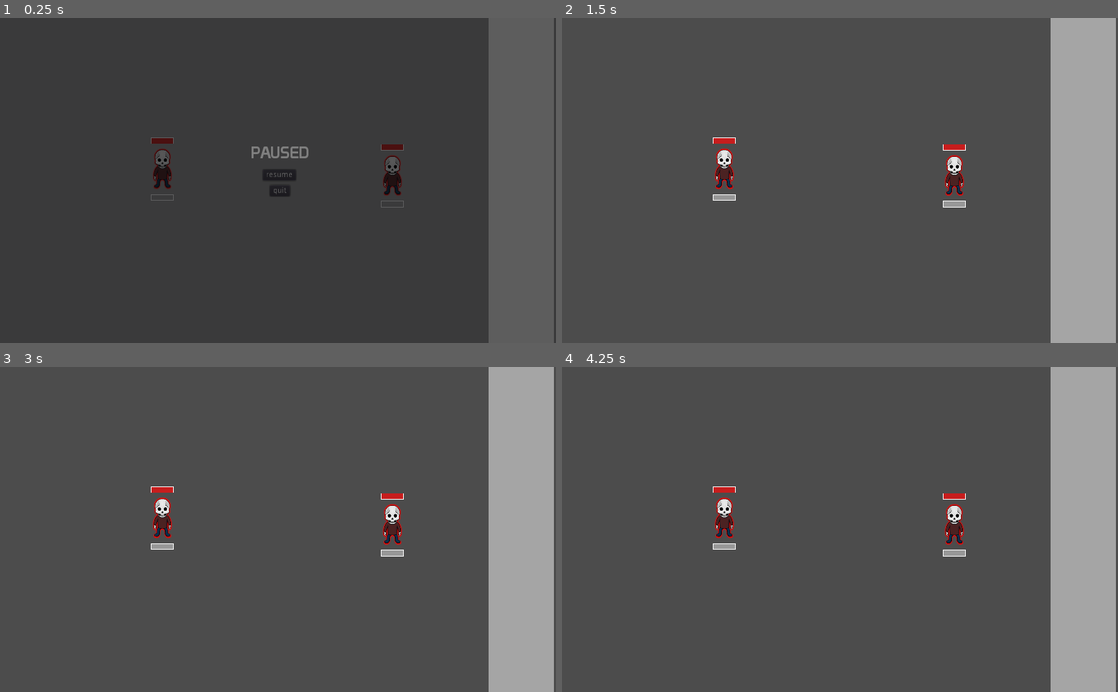
Above: before the commit, frames 1-4 (two rows, left to right).
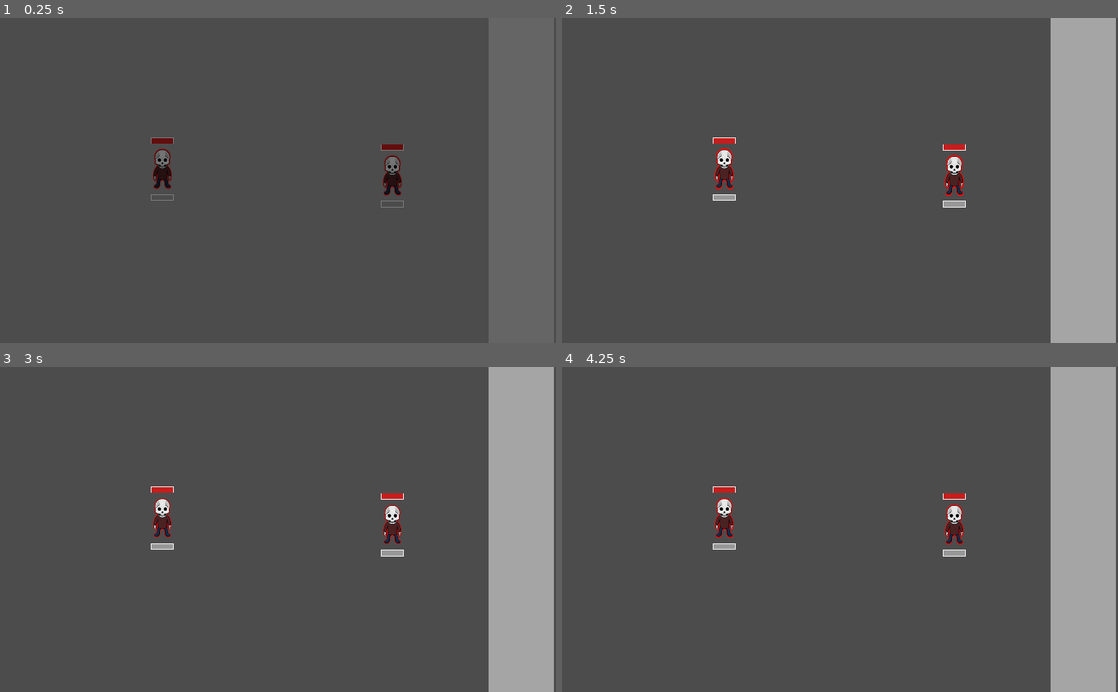
Above: after the commit, the same moments.

Repository: ArthurTui/aius
Game: Godot game, scene res://stages/test_stage.tscn
The game is run twice, just before and just after one commit, with the same random seed, the same clock (stepped at 60 frames per second) and the same inputs.
Inputs (mouse positions are in pixels of both pictures, inside the frame that each line leads up to):
- Up to frame 1 (0.25 s): no input
- Up to frame 2 (1.5 s): tap Enter (ui_accept) at 0.5, 0.77 s; move the mouse to (962, 164) at 0.52 s; hold Right (ui_right) 0.53-1.25 s; click (840, 174) at 1.25 s, where only the run before the commit has a clickable "resume"
- Up to frame 3 (3 s): move the mouse to (166, 545) at 2.02 s; hold Down (ui_down) 2.03-2.78 s; tap Enter (ui_accept) at 2.27 s; move the mouse to (333, 458) at 2.77 s; hold Right (ui_right) from 2.78 s (still down)
- Up to frame 4 (4.25 s): move the mouse to (812, 594) at 3.52 s; release Right (ui_right) at 3.53 s; hold Up (ui_up) from 3.53 s (still down); tap Enter (ui_accept) at 3.77 s

The runs differ from the first frame. In frame 1, 0.8% of the frame differs, in the area x 27-73%, y 36-59%; in frame 2, less than 0.1%; in frame 3, 0.1%; in frame 4, less than 0.1%.

Commit message:
deletei _ready da pause_screen sem querer

Diff:
--- a/maguinhos/characters/character.tscn
+++ b/maguinhos/characters/character.tscn
@@ -288,6 +288,7 @@
 margin_right = 20.0
 margin_bottom = 60.0
 rect_pivot_offset = Vector2( 20, 5 )
+rect_clip_content = false
 mouse_filter = 0
 mouse_default_cursor_shape = 0
 size_flags_horizontal = 1
@@ -326,6 +327,7 @@
 margin_right = 20.0
 margin_bottom = 60.0
 rect_pivot_offset = Vector2( 0, 0 )
+rect_clip_content = false
 mouse_filter = 0
 mouse_default_cursor_shape = 0
 size_flags_horizontal = 2
@@ -353,6 +355,7 @@
 margin_right = 20.0
 margin_bottom = -45.0
 rect_pivot_offset = Vector2( 0, 0 )
+rect_clip_content = false
 mouse_filter = 0
 mouse_default_cursor_shape = 0
 size_flags_horizontal = 1
--- a/maguinhos/stages/battle.gd
+++ b/maguinhos/stages/battle.gd
@@ -35,7 +35,6 @@
 		# screen and the winner label
 		move_child(get_node(str("Character", player)), 1)
 
-	$pause_screen.start()
 	set_process(true)
 
 
--- a/maguinhos/stages/pause_menu.gd
+++ b/maguinhos/stages/pause_menu.gd
@@ -2,7 +2,7 @@
 
 var can_process = false
 
-func start():
+func _ready():
 	self.visible = false
 	get_tree().paused = false
 
@@ -11,7 +11,7 @@
 	# for some reason, the "start" a player pressed on the CSS
 	# was registered here and paused the game everytime the
 	# battle scene was instanciated, so the "can_process" variable
-	# is a workaround
+	# and the work timer are a workaround
 	if Input.is_action_just_pressed("pause") and can_process:
 		_on_resume_pressed()
 
